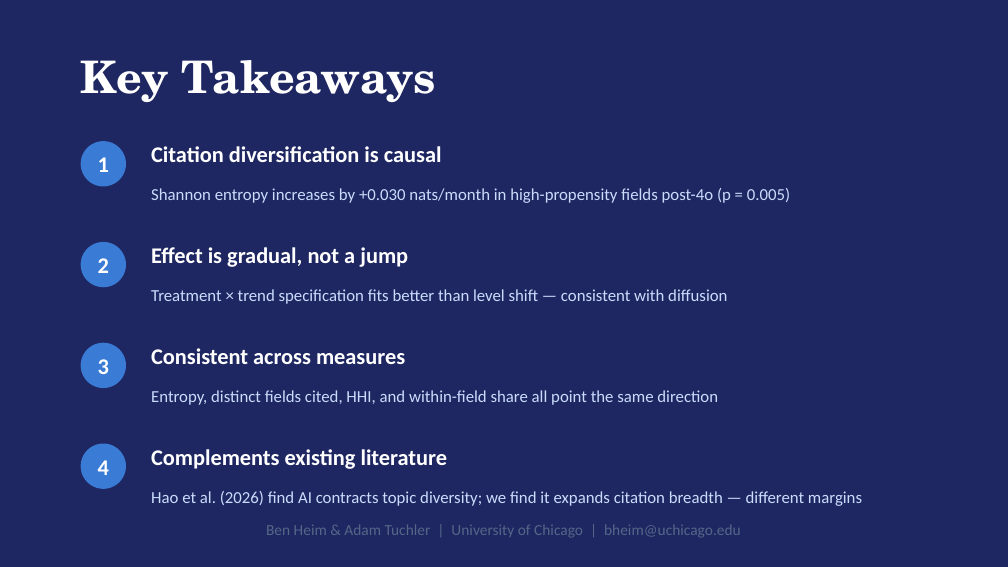
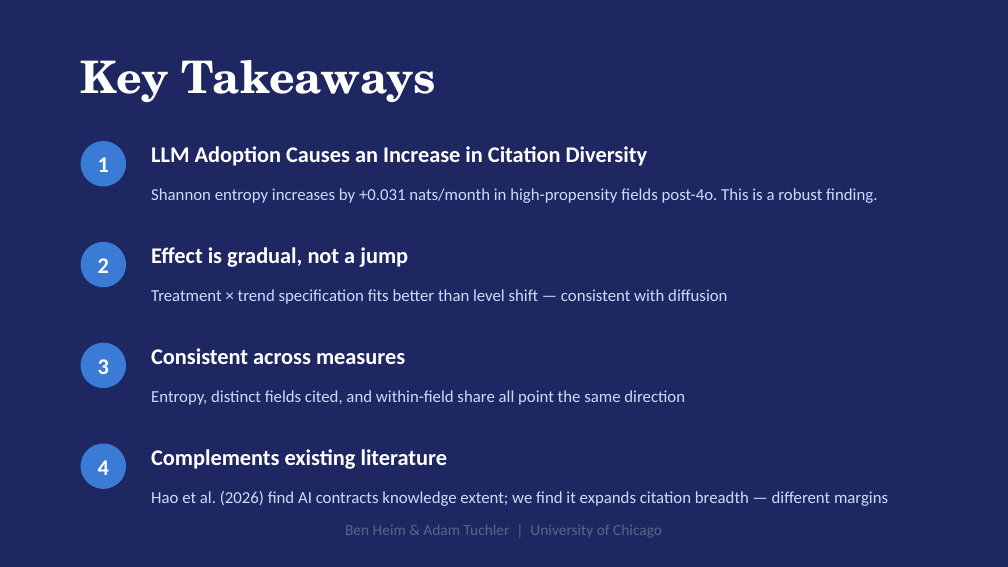
Before and after one commit to bheim/aig_final_project, a slide deck: slide 18 of presentation.pptx (slide 8 before the commit). Drawn at 1008x567 pixels with LibreOffice and Linux fonts; fonts in the diff are those of the drawing. Boxes give left, top, right and bottom in pixels: in the first picture for what was removed or moved away, otherwise in the second. Text is boxed around its words. In the diff, an @@ line names an element or a change of style, - is before the commit and + after.

```diff
--- a/presentation.pptx
+++ b/presentation.pptx
@@ text at (151,146,647,166): text changed @@
-Citation diversification is causal
+LLM Adoption Causes an Increase in Citation Diversity
@@ text at (151,188,877,203): text changed @@
-Shannon entropy increases by +0.030 nats/month in high-propensity fields post-4o (p = 0.005)
+Shannon entropy increases by +0.031 nats/month in high-propensity fields post-4o. This is a robust finding.
@@ text at (151,390,685,405): text changed @@
-Entropy, distinct fields cited, HHI, and within-field share all point the same direction
+Entropy, distinct fields cited, and within-field share all point the same direction
@@ text at (151,491,888,506): text changed @@
-Hao et al. (2026) find AI contracts topic diversity; we find it expands citation breadth — different margins
+Hao et al. (2026) find AI contracts knowledge extent; we find it expands citation breadth — different margins
@@ text at (345,524,662,537): text changed @@
-Ben Heim & Adam Tuchler | University of Chicago | bheim@uchicago.edu
+Ben Heim & Adam Tuchler | University of Chicago
```
Also in this commit, not shown: 5 other slides changed, 11 slides added, 2 other files.
